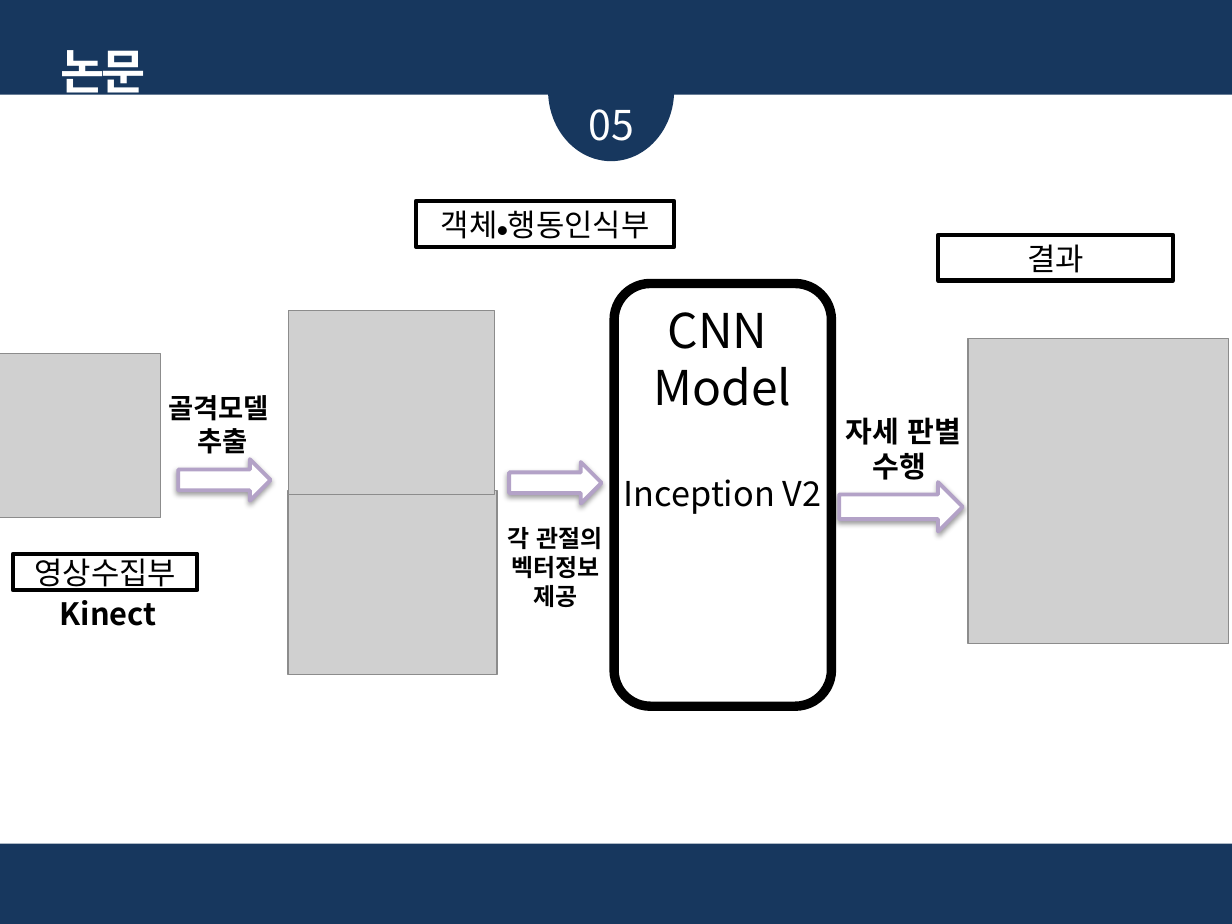
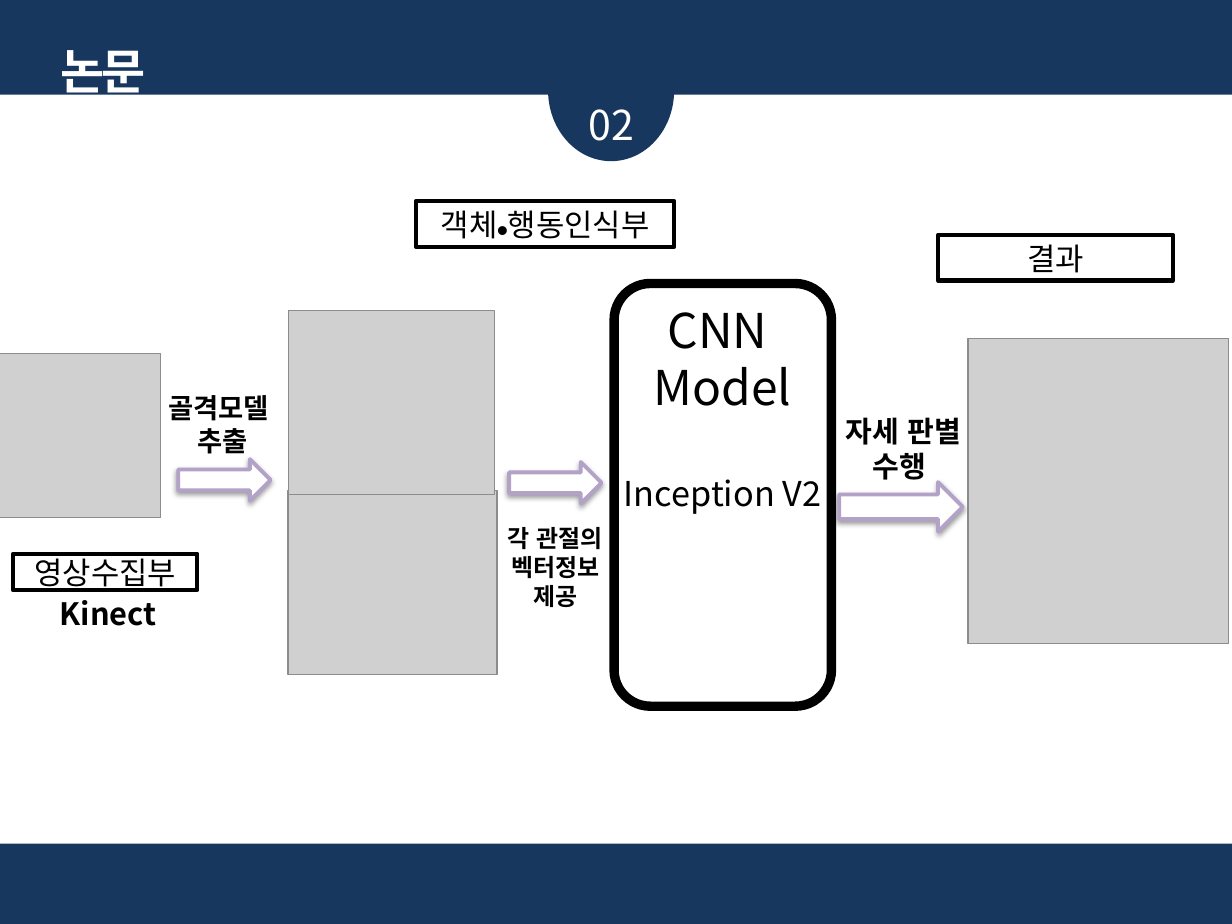
Before and after one commit to glad1470/2019_research, a slide deck: slide 9 of Doc/주제 선정 및 시장 조사_19.03.19/졸업논문 주제_임광효_김준영_2.pptx. Drawn at 1232x924 pixels with LibreOffice and Linux fonts; fonts in the diff are those of the drawing; grey boxes stand for pictures. Boxes give left, top, right and bottom in pixels: in the first picture for what was removed or moved away, otherwise in the second. Text is boxed around its words. In the diff, an @@ line names an element or a change of style, - is before the commit and + after.

```diff
--- a/Doc/주제 선정 및 시장 조사_19.03.19/졸업논문 주제_임광효_김준영_2.pptx
+++ b/Doc/주제 선정 및 시장 조사_19.03.19/졸업논문 주제_임광효_김준영_2.pptx
@@ text at (588,109,634,141): text changed @@
-05
+02
```
Also in this commit, not shown: 6 other slides changed.
